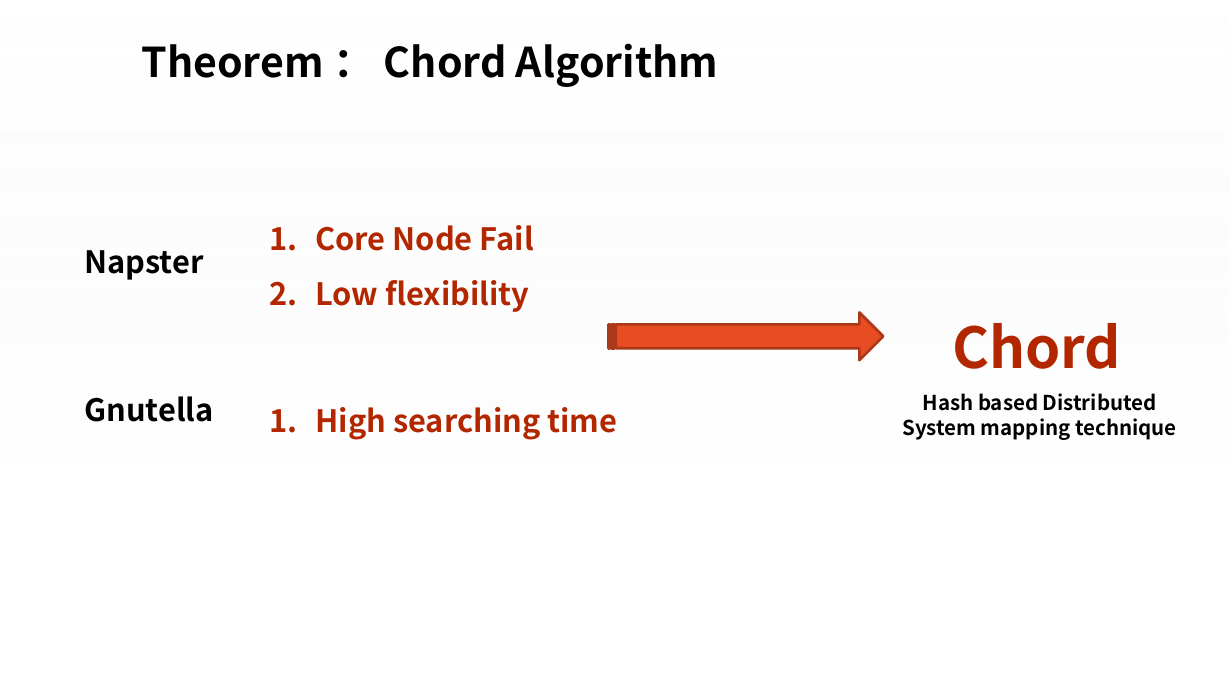
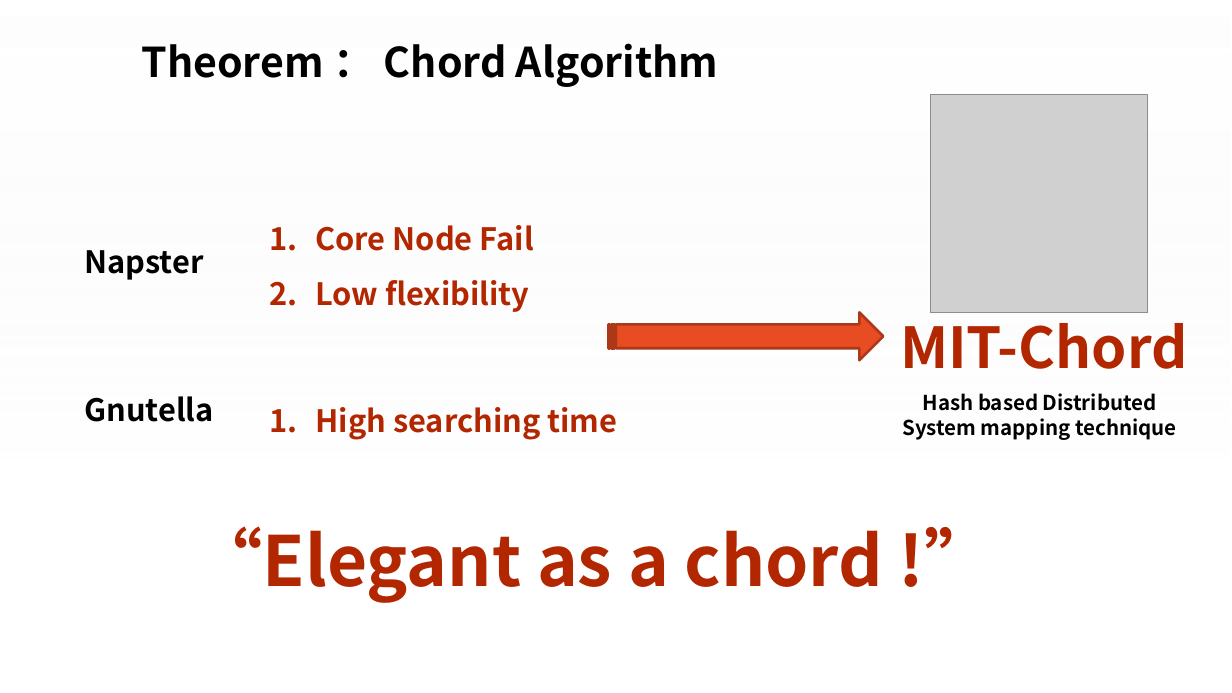
Before and after one commit to CharmingZh/Qtas, a slide deck: slide 10 of 第二次组会.pptx. Drawn at 1232x693 pixels with LibreOffice and Linux fonts; fonts in the diff are those of the drawing; grey boxes stand for pictures; background and template pictures are left out. Boxes give left, top, right and bottom in pixels: in the first picture for what was removed or moved away, otherwise in the second. Text is boxed around its words. In the diff, an @@ line names an element or a change of style, - is before the commit and + after.

```diff
--- a/第二次组会.pptx
+++ b/第二次组会.pptx
@@ picture added at (x1=931, y1=95, x2=1148, y2=312) @@
@@ text at (x1=900, y1=311, x2=1188, y2=369): text changed @@
-Chord
+MIT-Chord
@@ text added at (x1=194, y1=526, x2=883, y2=603), 54 pt, text #B22600, bold @@
+“Elegant as a chord !”
```
Also in this commit, not shown: 4 other slides changed, 4 slides added, 1 slide removed, 3 other files.
